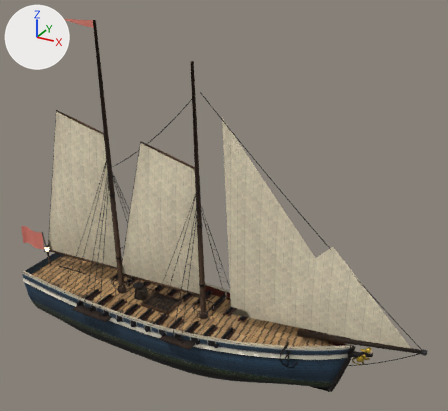
One commit to the glTF model public/models/ships/schooner.glb: the scene before it, then after it.
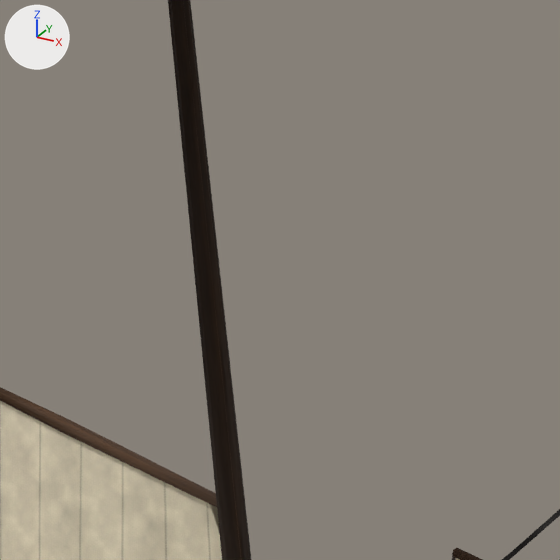
The first picture shows the older version from a 50 mm lens placed at (21.7, -32.0, 27.0), pointed at (3.3, 1.3, 10.3). The close-ups show the older and then the newer version on the part from 16% to 35% of the width and 14% to 35% of the height of that picture. Only the edits that show in the close-ups are written down. Lighting does not change. The marker at upper left points along +X, +Y and +Z. Where no turn or scale is listed for an object, it has been applied to the vertices. Vertices at exactly the same position are counted once.

Names of what the first close-up shows: 'LOD0_Wood', 'LOD0_m1_AftSail', 'LOD0_m1_AftYards', 'LOD1_Wood', 'LOD1_m1_AftYards' and 6 more.
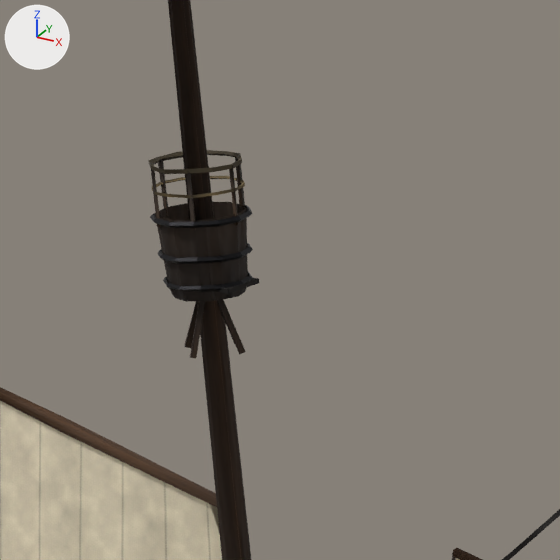
Where the change shows, as pixel boxes [x1, y1, x2, y2] in the close-ups (560 x 560 px):
'LOD0_Wood', reshaped: before [168, 0, 560, 560]; after [148, 0, 560, 560]
'LOD1_Wood', reshaped: before [168, 0, 250, 560]; after [155, 0, 250, 560]
'LOD0_Body', reshaped (not visible before): after [150, 201, 259, 294]
part 1 of me_lod0_body, added: after [216, 278, 259, 294]
part 2 of me_lod0_body, added: after [163, 272, 253, 292]
part 3 of me_lod0_body, added: after [158, 243, 253, 264]
part 4 of me_lod0_body, added: after [150, 201, 252, 228]
part 5 of me_lod0_wood, added: after [229, 166, 239, 225]
part 6 of me_lod0_wood, added: after [186, 172, 196, 231]
part 7 of me_lod0_wood, added: after [151, 168, 161, 227]
part 8 of me_lod0_wood, added: after [158, 159, 168, 217]
part 9 of me_lod0_wood, added: after [235, 157, 245, 207]
part 10 of me_lod0_wood, added: after [185, 301, 198, 348]
part 11 of me_lod0_wood, added: after [217, 300, 246, 354]
part 12 of me_lod0_wood, added: after [190, 301, 205, 358]
part 13 of me_lod0_wood, added: after [148, 150, 248, 302]
part 14 of me_lod1_wood, added: after [155, 202, 247, 301]

The change, as a list of edits to the scene's bpy script:
```text
Change me_lod0_body:
    remove me_lod0_body.from_pydata(...)  # 4829 vertices, 7590 faces; spans x -12.5..14.5, y -3.9..3.9, z -2.0..9.9
    add me_lod0_body.from_pydata(...)  # 5005 vertices, 7914 faces; spans x -12.5..14.5, y -3.9..3.9, z -2.0..17.4
    me_lod0_body part 1: a new loose piece, a box spanning x -5.281..-4.781, y -0.25..0.25, z 16.672..16.719, in mat_schooner_atlas
    me_lod0_body part 2: a new loose piece of 48 vertices spanning x -5.7..-4.8, y -0.5..0.5, z 16.7..16.8, in mat_schooner_atlas
    me_lod0_body part 3: a new loose piece of 48 vertices spanning x -5.7..-4.8, y -0.5..0.5, z 17.0, in mat_schooner_atlas
    me_lod0_body part 4: a new loose piece of 48 vertices spanning x -5.8..-4.8, y -0.5..0.5, z 17.3..17.4, in mat_schooner_atlas
    other edits to the shape of me_lod0_body do not show in these pictures
Change me_lod0_wood:
    remove me_lod0_wood.from_pydata(...)  # 2734 vertices, 3946 faces; spans x -12.5..17.6, y -3.8..3.8, z -2.2..21.9
    add me_lod0_wood.from_pydata(...)  # 3180 vertices, 4582 faces; spans x -12.5..17.6, y -3.8..3.8, z -2.2..21.9
    me_lod0_wood part 5: the loose piece of 6 vertices spanning x 2.1..2.2, y 0.5, z 9.7 is copied, and the copy is multiplied about its middle by the matrix ((-0.187, 0.645, 4.237), (-0.012, -4.241, 0.645), (4.286, 0.016, 0.187)), then moved by (-7.0, -0.5, 7.9); it spans x -4.8, y 0.0, z 17.3..17.9
    me_lod0_wood part 6: the loose piece of 6 vertices spanning x 2.1..2.2, y -0.5, z 9.7 is copied, and the copy is multiplied about its middle by the matrix ((-0.185, -0.213, 4.16), (0.004, -4.165, -0.213), (4.166, -0.005, 0.185)), then moved by (-7.2, 0.1, 7.9); it spans x -5.1..-5.0, y -0.4, z 17.3..17.9
    me_lod0_wood part 7: the loose piece of 6 vertices spanning x 2.1..2.3, y -0.7, z 9.3 is copied, and the copy is multiplied about its middle by the matrix ((-0.275, 0.0, 3.429), (0.0, -3.44, 0.0), (3.429, 0.0, 0.275)), then moved by (-7.7, 0.3, 8.3); it spans x -5.5, y -0.4, z 17.3..17.9
    me_lod0_wood part 8: the loose piece of 6 vertices spanning x 2.1..2.2, y 0.5, z 9.7 is copied, and the copy is multiplied about its middle by the matrix ((-0.223, 0.1, 4.173), (-0.002, -4.179, 0.1), (4.174, 0.004, 0.223)), then moved by (-7.9, -0.5, 7.9); it spans x -5.8..-5.7, y 0.0, z 17.3..17.9
    me_lod0_wood part 9: the loose piece of 6 vertices spanning x 2.1..2.2, y 0.5, z 9.7 is copied, and the copy is multiplied about its middle by the matrix ((-0.186, -0.089, 4.175), (0.002, -4.179, -0.089), (4.176, -0.002, 0.186)), then moved by (-7.2, -0.1, 7.9); it spans x -5.1..-5.0, y 0.4, z 17.3..17.9
    me_lod0_wood part 10: the loose piece of 8 vertices spanning x -5.6..-5.1, y 0.0..3.6, z 2.1..11.9 is copied, and the copy is scaled about its middle by (-0.628, -0.000198, -0.0613), then moved by (-0.1, -1.8, 9.3); it spans x -5.6..-5.3, y 0.0, z 15.9..16.6
    me_lod0_wood part 11: the loose piece of 8 vertices spanning x -5.6..-5.1, y 0.0..3.6, z 2.1..11.9 is copied, and the copy is scaled about its middle by (0.746, -0.000198, -0.0603), then moved by (0.3, -1.8, 9.3); it spans x -5.2..-4.8, y 0.0, z 16.0..16.6
    me_lod0_wood part 12: the loose piece of 8 vertices spanning x -5.6..-5.1, y -3.6..0.0, z 2.1..11.9 is copied, and the copy is scaled about its middle by (0.0511, -0.0742, -0.0613), then moved by (0.1, 1.6, 9.3); it spans x -5.3..-5.2, y -0.4..-0.1, z 16.0..16.6
    me_lod0_wood part 13: 132 vertices added at x -5.8..-4.8, y -0.5..0.5, z 16.6..18.0
    other edits to the shape of me_lod0_wood do not show in these pictures
Change me_lod1_wood:
    remove me_lod1_wood.from_pydata(...)  # 386 vertices, 512 faces; spans x -12.5..17.5, y -3.3..3.3, z -2.2..21.9
    add me_lod1_wood.from_pydata(...)  # 426 vertices, 576 faces; spans x -12.5..17.5, y -3.3..3.3, z -2.2..21.9
    me_lod1_wood part 14: a new loose piece of 40 vertices spanning x -5.7..-4.8, y -0.5..0.5, z 16.6..17.4, in mat_schooner_wood
```
